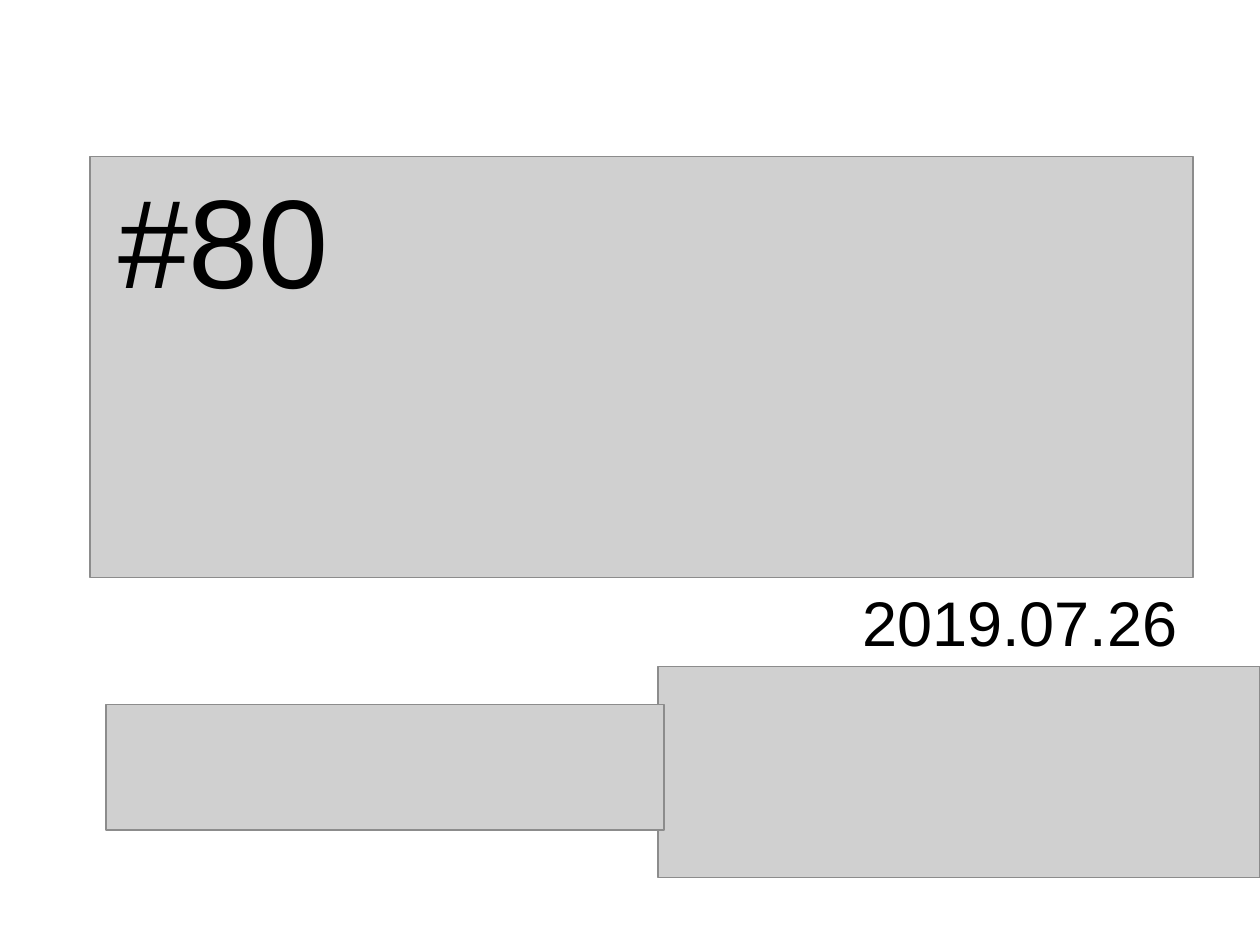
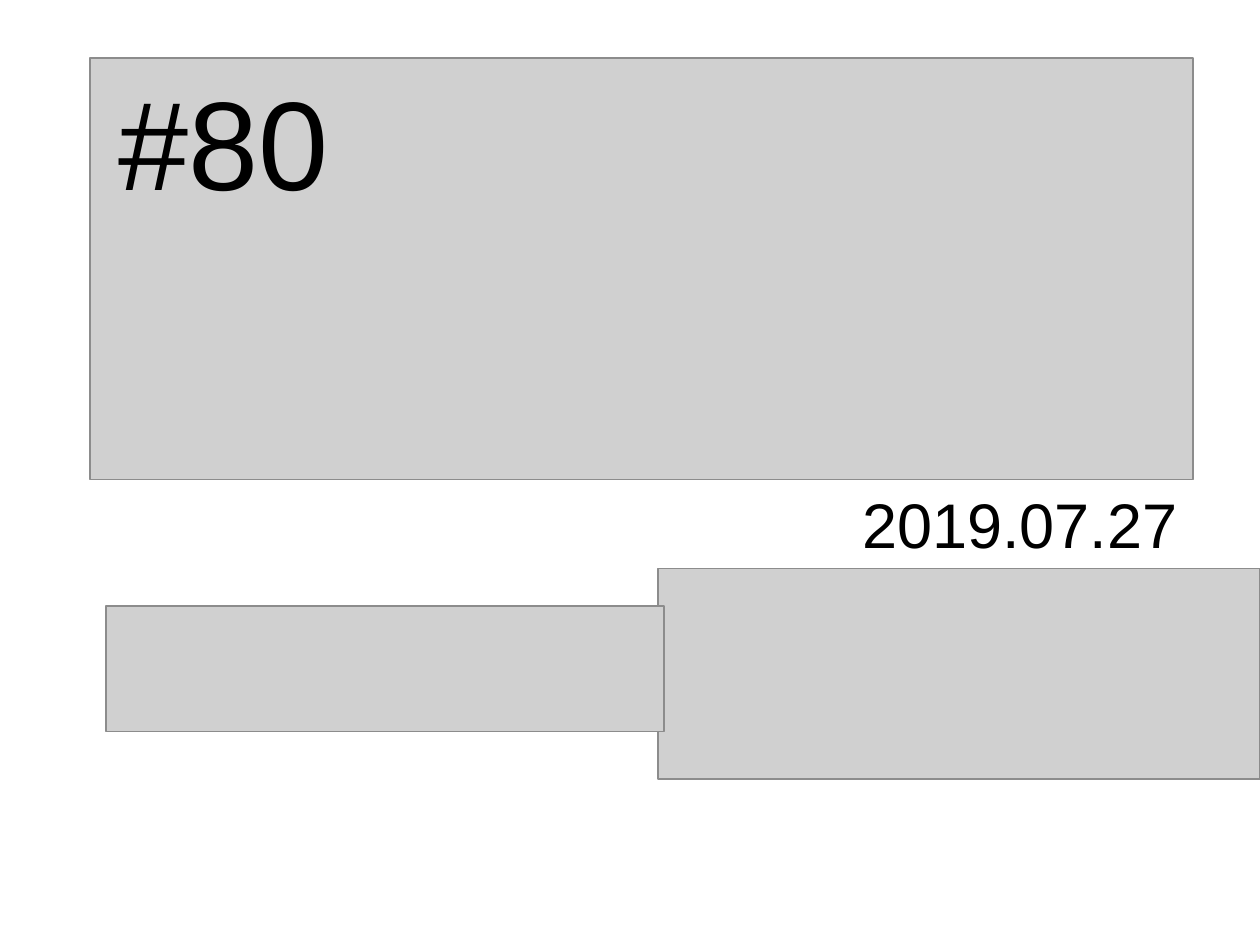
Before and after one commit to Kilometer0101/TokyoR80, a slide deck: slide 1 of TokyoR80_opening.pptx. Drawn at 1260x945 pixels with LibreOffice and Linux fonts; fonts in the diff are those of the drawing; grey boxes stand for pictures. Boxes give left, top, right and bottom in pixels: in the first picture for what was removed or moved away, otherwise in the second. Text is boxed around its words. In the diff, an @@ line names an element or a change of style, - is before the commit and + after.

```diff
--- a/TokyoR80_opening.pptx
+++ b/TokyoR80_opening.pptx
@@ 3 pictures, 1 text: place and size @@
-3 pictures, 1 text at bbox=[89, 156, 1260, 877]
+3 pictures, 1 text at bbox=[89, 58, 1260, 779]
@@ text at bbox=[862, 504, 1177, 549]: text changed @@
-2019.07.26
+2019.07.27
```
Also in this commit, not shown: 7 slides added, 1 slide removed, 1 other file.
